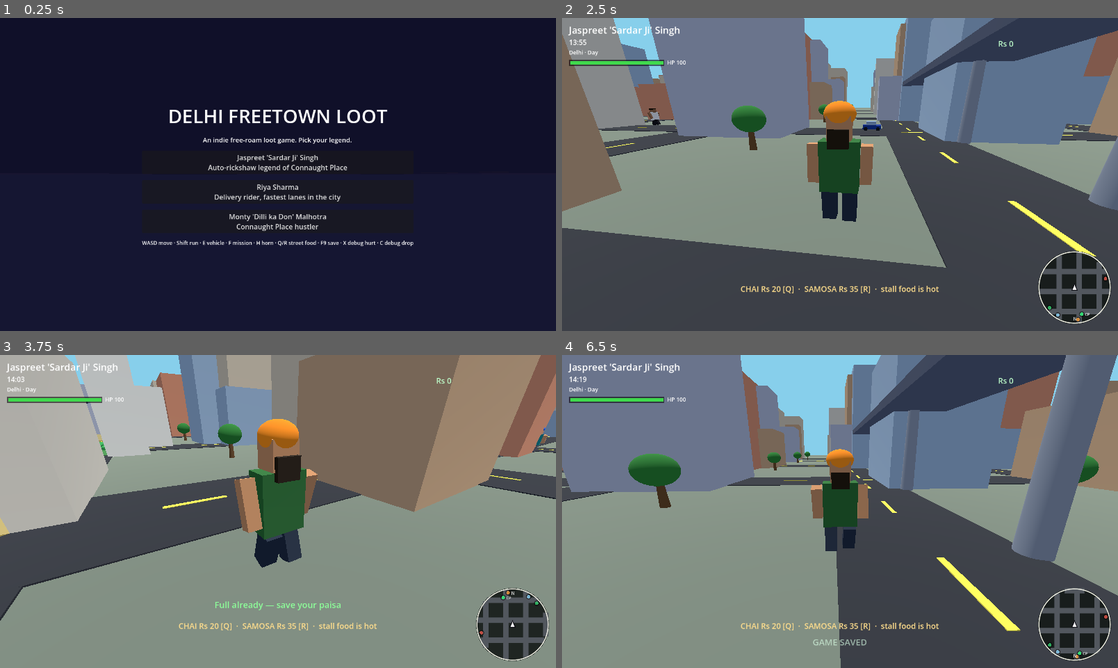
Above: before the commit, frames 1-4 (two rows, left to right).
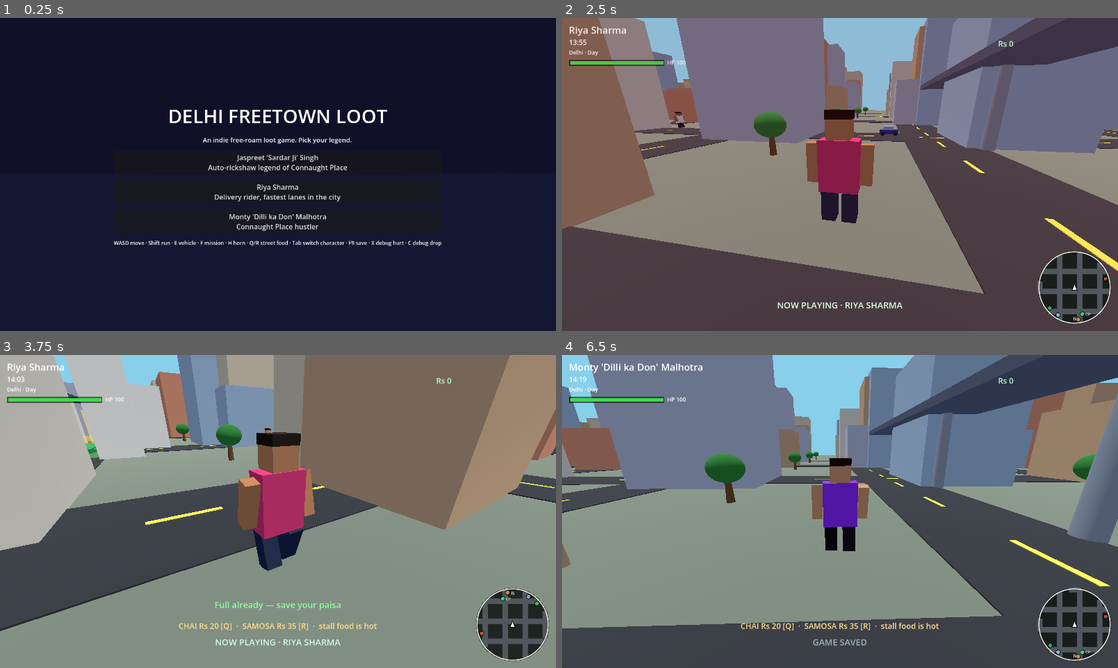
Above: after the commit, the same moments.

Repository: Ayushsahnios/delhi-freetown-loot
Game: Godot game, scene res://scenes/main.tscn
Two runs of this game, one before a commit and one after it. Both use one fixed random seed, a clock stepped at 60 frames per second and the inputs below.
Inputs:
- Up to frame 1 (0.25 s): no input
- Up to frame 2 (2.5 s): click "Jaspreet 'Sardar Ji' Singh Au…" at 0.5 s; tap Enter (ui_accept) at 1.25, 1.52, 2.27 s; hold D (move_right) 1.28-2.03 s; hold Shift (run) 1.28-2.03 s; tap H (horn) at 1.35 s; hold S (move_back) from 2.03 s (still down); tap Shift (run) at 2.1 s; tap Tab (switch_character, bound only after the commit) at 2.3 s
- Up to frame 3 (3.75 s): release S (move_back) at 2.78 s; hold D (move_right) 2.78-3.53 s; tap Tab (switch_character, bound only after the commit) at 2.85 s; tap H (horn) at 3.05 s; hold W (move_forward) from 3.53 s (still down); tap Q (buy_chai) at 3.6 s
- Up to frame 4 (6.5 s): tap Enter (ui_accept) at 3.77, 4.52, 5.27 s; tap Shift (run) at 3.8 s; release W (move_forward) at 4.28 s; hold A (move_left) 4.28-5.78 s; tap R (buy_samosa) at 4.35 s; tap Tab (switch_character, bound only after the commit) at 4.55 s; tap F9 (save) at 4.9 s; tap H (horn) at 5.1 s; hold S (move_back) from 5.78 s (still down); hold Shift (run) from 5.78 s (still down); tap E (interact) at 5.85 s

The runs differ from the first frame. In frame 1, 0.5% of the frame differs, in the area x 20-80%, y 71-73%; in frame 2, 29%; in frame 3, 21%; in frame 4, 44%, in the area x 0-100%, y 0-100%.

Commit message:
Character switching: Tab cycles the roster with own wallet, HP and spot
Each character keeps their own health, cash and last position across
switches; first-timers debut beside the current lead. Per-character
run stat (Riya's speed edge) is rebuilt on every swap. Switching is
blocked while driving, arrested or down, and plays a short camera
glide with a name toast. Save files now snapshot every character.

Diff:
--- a/scripts/game.gd
+++ b/scripts/game.gd
@@ -51,6 +51,7 @@
 	_add_keys("horn", [KEY_H])
 	_add_keys("buy_chai", [KEY_Q])
 	_add_keys("buy_samosa", [KEY_R])
+	_add_keys("switch_character", [KEY_TAB])
 	_add_keys("debug_hurt", [KEY_X])
 	_add_keys("debug_fall", [KEY_C])
 	_add_keys("save", [KEY_F9])
--- a/scripts/main.gd
+++ b/scripts/main.gd
@@ -64,6 +64,9 @@
 var _flash_tween: Tween
 var _toast: Label
 var _toast_tween: Tween
+var _char_states := {}
+var _switch_lock := 0.0
+var _switch_pending_release := false
 
 
 func _ready() -> void:
@@ -450,7 +453,7 @@
 		box.add_child(btn)
 
 	var hint := Label.new()
-	hint.text = "WASD move · Shift run · E vehicle · F mission · H horn · Q/R street food · F9 save · X debug hurt · C debug drop"
+	hint.text = "WASD move · Shift run · E vehicle · F mission · H horn · Q/R street food · Tab switch character · F9 save · X debug hurt · C debug drop"
 	hint.add_theme_font_size_override("font_size", 12)
 	hint.horizontal_alignment = HORIZONTAL_ALIGNMENT_CENTER
 	box.add_child(hint)
@@ -519,9 +522,17 @@
 		return
 	_impact_cd = maxf(_impact_cd - delta, 0.0)
 	_chaos_cd = maxf(_chaos_cd - delta, 0.0)
+	if _switch_lock > 0.0:
+		_switch_lock = maxf(_switch_lock - delta, 0.0)
+		if _switch_lock <= 0.0 and _switch_pending_release:
+			_switch_pending_release = false
+			if not _dead:
+				player.controls_enabled = true
 	if not _dead:
 		if Input.is_action_just_pressed("interact"):
 			_toggle_vehicle()
+		if Input.is_action_just_pressed("switch_character"):
+			_switch_character()
 		if Input.is_action_just_pressed("horn"):
 			_audio.horn()
 		if Input.is_action_just_pressed("debug_hurt"):
@@ -589,6 +600,68 @@
 		player.visible = false
 
 
+# ---------------------------------------------------------------- switch
+
+func _switch_character() -> void:
+	if not _playing or _dead or _switch_lock > 0.0 \
+			or player == null or not is_instance_valid(player):
+		return
+	if not player.controls_enabled:
+		return
+	if current_auto != null:
+		_show_toast("STEP OUT OF THE VEHICLE TO SWITCH")
+		return
+	var cur_id := String(Game.selected_character.get("id", ""))
+	_stash_character(cur_id)
+	var nxt: Dictionary = Game.CHARACTERS[(_char_index(cur_id) + 1) % Game.CHARACTERS.size()]
+	Game.selected_character = nxt
+	_hud_name.text = String(nxt["name"])
+	player.swap_character(nxt)
+	var st: Dictionary = _char_states.get(String(nxt["id"]), {})
+	if st.is_empty():
+		# First outing: debut beside the previous character's spot.
+		player.global_position += Vector3(1.4, 0.0, 0.9)
+		player.global_position.y = maxf(player.global_position.y, 1.0)
+		player.velocity = Vector3.ZERO
+		_health.restore(100.0)
+		_missions.set_cash(0)
+	else:
+		player.global_position = st["pos"]
+		player.rotation.y = float(st["heading"])
+		player.velocity = Vector3.ZERO
+		_health.restore(float(st["hp"]))
+		_missions.set_cash(int(st["cash"]))
+	# Brief control lock while the camera glides over to the new lead.
+	_switch_lock = 0.6
+	_switch_pending_release = true
+	player.controls_enabled = false
+	if _flash_tween != null and _flash_tween.is_valid():
+		_flash_tween.kill()
+	_flash.color.a = 0.16
+	_flash_tween = create_tween()
+	_flash_tween.tween_property(_flash, "color:a", 0.0, 0.45)
+	_show_toast("NOW PLAYING · " + String(nxt["name"]).to_upper())
+
+
+func _stash_character(id: String) -> void:
+	if player == null or not is_instance_valid(player) \
+			or _health == null or _missions == null:
+		return
+	_char_states[id] = {
+		"pos": player.global_position,
+		"heading": player.rotation.y,
+		"hp": _health.hp,
+		"cash": _missions.cash,
+	}
+
+
+func _char_index(id: String) -> int:
+	for i in Game.CHARACTERS.size():
+		if String(Game.CHARACTERS[i]["id"]) == id:
+			return i
+	return 0
+
+
 func _update_camera(delta: float) -> void:
 	var target := player
 	var back := 10.0
@@ -802,7 +875,7 @@
 	if current_auto != null:
 		pos = current_auto.position
 		heading = current_auto.rotation.y
-	return {
+	var data := {
 		"character": String(Game.selected_character.get("id", "")),
 		"cash": _missions.cash,
 		"hp": _health.hp,
@@ -811,6 +884,21 @@
 		"day_t": day_t,
 		"missions_completed": _missions.completed,
 	}
+	# Per-character snapshots so everyone's wallet, health and last spot
+	# survive a save/load cycle, not just the current lead.
+	var chars := {}
+	var cur := String(Game.selected_character.get("id", ""))
+	chars[cur] = {"hp": _health.hp, "cash": _missions.cash, "heading": heading,
+		"pos": [pos.x, pos.y, pos.z]}
+	for id in _char_states:
+		if String(id) == cur:
+			continue
+		var st: Dictionary = _char_states[id]
+		var p: Vector3 = st["pos"]
+		chars[String(id)] = {"hp": float(st["hp"]), "cash": int(st["cash"]),
+			"heading": float(st["heading"]), "pos": [p.x, p.y, p.z]}
+	data["chars"] = chars
+	return data
 
 
 func _apply_save(save: Dictionary) -> void:
@@ -820,6 +908,19 @@
 	if typeof(missions_done) != TYPE_DICTIONARY:
 		missions_done = {}
 	_missions.restore(int(save.get("cash", 0)), missions_done)
+	var chars = save.get("chars", {})
+	if typeof(chars) == TYPE_DICTIONARY:
+		for id in chars:
+			var c: Dictionary = chars[id]
+			var raw_c = c.get("pos", [])
+			if typeof(raw_c) != TYPE_ARRAY or raw_c.size() != 3:
+				continue
+			_char_states[String(id)] = {
+				"pos": Vector3(float(raw_c[0]), maxf(float(raw_c[1]), 1.0), float(raw_c[2])),
+				"heading": float(c.get("heading", 0.0)),
+				"hp": clampf(float(c.get("hp", 100.0)), 1.0, 100.0),
+				"cash": maxi(int(c.get("cash", 0)), 0),
+			}
 	var pos := player.global_position
 	var raw = save.get("pos", [])
 	if typeof(raw) == TYPE_ARRAY and raw.size() == 3:
--- a/scripts/missions.gd
+++ b/scripts/missions.gd
@@ -104,6 +104,13 @@
 	cash -= amount
 	_cash_hud.text = "Rs %d" % cash
 	return true
+
+
+func set_cash(amount: int) -> void:
+	## Character-switch entry point: swap the visible wallet without
+	## touching mission completion records.
+	cash = maxi(amount, 0)
+	_cash_hud.text = "Rs %d" % cash
 
 
 func restore(saved_cash: int, saved_completed: Dictionary) -> void:
--- a/scripts/player.gd
+++ b/scripts/player.gd
@@ -13,31 +13,51 @@
 
 var _legs: Array[MeshInstance3D] = []
 var _arms: Array[MeshInstance3D] = []
+var _visuals: Array[Node] = []
 var _walk_phase := 0.0
 var _air_vy := 0.0
 var _was_on_floor := true
+var _collision_added := false
 
 
 func setup(def: Dictionary) -> void:
+	_build_look(def)
+	_ensure_collision()
+
+
+func swap_character(def: Dictionary) -> void:
+	## Character-switch rebuild: replace meshes and the per-character stat
+	## while keeping this node's identity — collision, velocity and every
+	## registration (traffic, peds, police, missions) stay attached.
+	for v in _visuals:
+		v.queue_free()
+	_visuals.clear()
+	_legs.clear()
+	_arms.clear()
+	_walk_phase = 0.0
+	_build_look(def)
+
+
+func _build_look(def: Dictionary) -> void:
 	run_boost = 1.18 if String(def.get("id")) == "riya" else 1.0
 
 	var body := _box(Vector3(2.0, 2.6, 1.1), def["shirt"])
 	body.position.y = 3.0
-	add_child(body)
+	_add(body)
 
 	var head := _box(Vector3(1.15, 1.15, 1.15), def["skin"])
 	head.position.y = 4.9
-	add_child(head)
+	_add(head)
 
 	for side in [-0.55, 0.55]:
 		var leg := _box(Vector3(0.75, 1.8, 0.8), def["pants"])
 		leg.position = Vector3(side, 0.9, 0)
-		add_child(leg)
+		_add(leg)
 		_legs.append(leg)
 	for side in [-1.35, 1.35]:
 		var arm := _box(Vector3(0.6, 2.0, 0.6), def["skin"])
 		arm.position = Vector3(side, 3.1, 0)
-		add_child(arm)
+		_add(arm)
 		_arms.append(arm)
 
 	if def.get("sardar", false):
@@ -50,15 +70,20 @@
 		tm.material = tmat
 		turban.mesh = tm
 		turban.position.y = 5.55
-		add_child(turban)
+		_add(turban)
 		var beard := _box(Vector3(1.0, 0.9, 0.35), Color(0.17, 0.13, 0.09))
 		beard.position = Vector3(0, 4.45, 0.62)
-		add_child(beard)
+		_add(beard)
 	else:
 		var hair := _box(Vector3(1.2, 0.4, 1.2), Color(0.12, 0.09, 0.06))
 		hair.position.y = 5.45
-		add_child(hair)
+		_add(hair)
 
+
+func _ensure_collision() -> void:
+	if _collision_added:
+		return
+	_collision_added = true
 	var col := CollisionShape3D.new()
 	var capsule := CapsuleShape3D.new()
 	capsule.radius = 0.9
@@ -66,6 +91,11 @@
 	col.shape = capsule
 	col.position.y = 3.0
 	add_child(col)
+
+
+func _add(node: Node) -> void:
+	add_child(node)
+	_visuals.append(node)
 
 
 func _box(size: Vector3, color: Color) -> MeshInstance3D:
